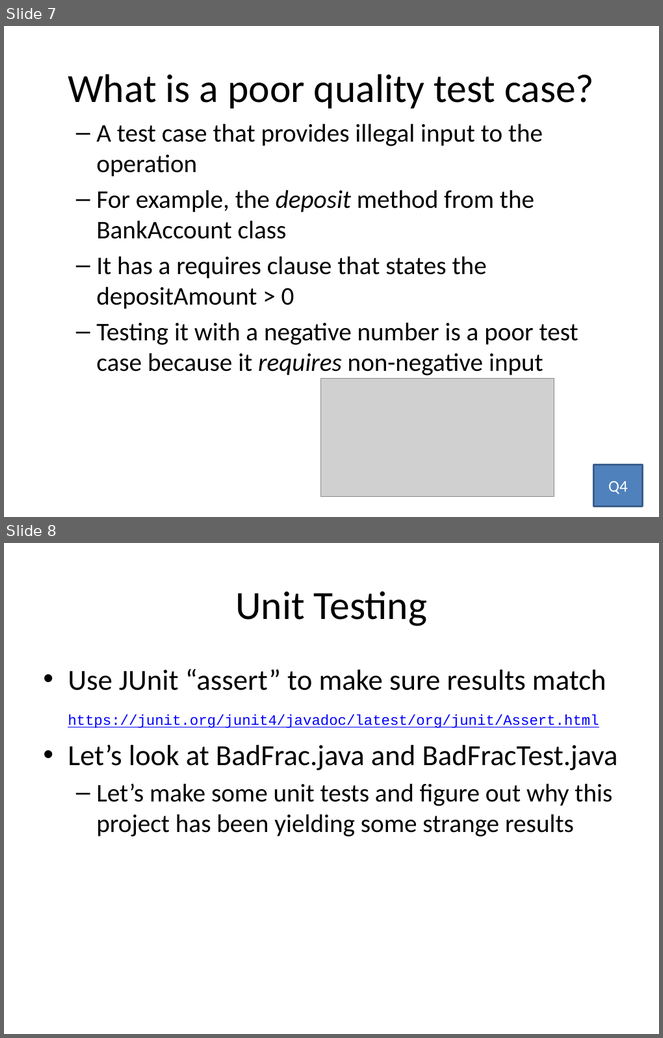
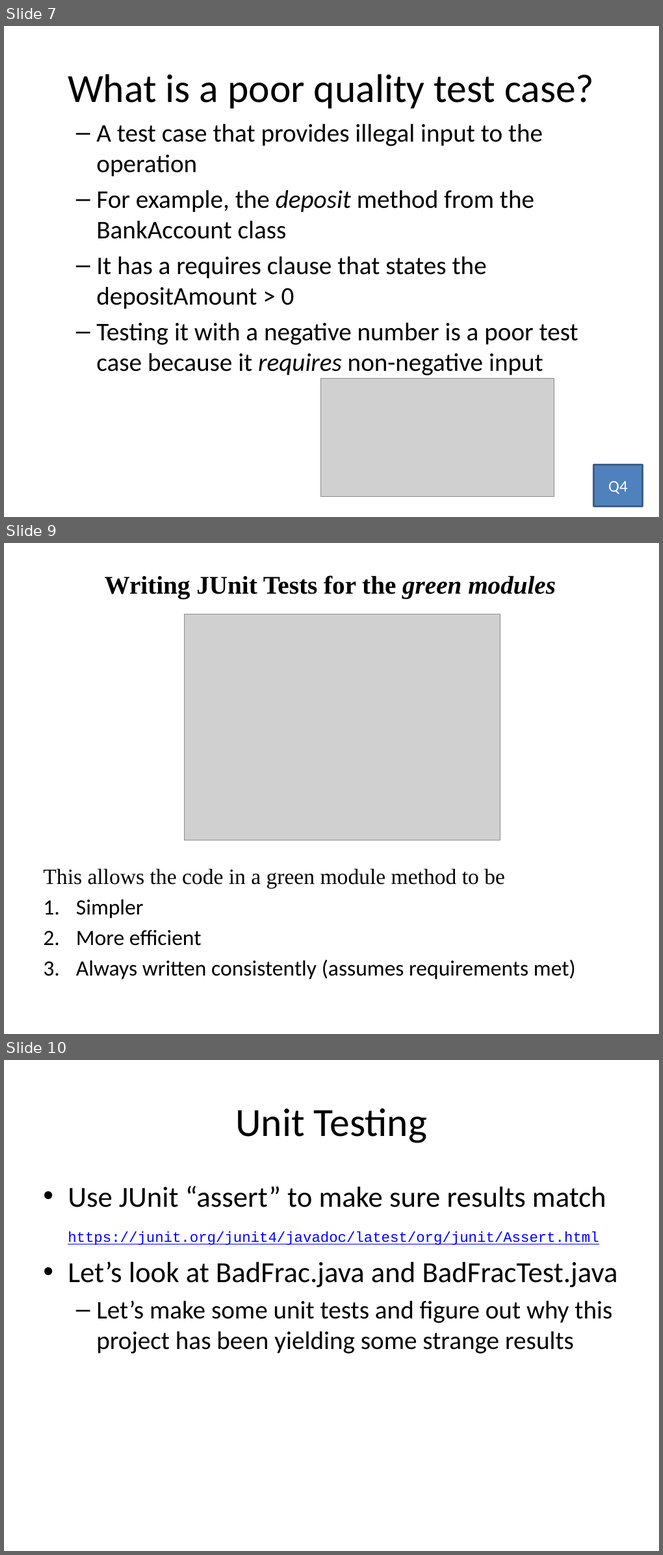
Before and after one commit to RHIT-CSSE/csse220, a slide deck: ClassMaterials/IntroToUnitTesting/Slides/Part4-UnitTesting.pptx. Shown one above the other, each under a label of ours: slides 7 and 8 before the commit, slides 7, 9 and 10 after it; the slides between them are not shown. The pictures are 663x1038 and 663x1555 pixels, drawn with LibreOffice and Linux fonts; fonts in the diff are those of the drawing; grey boxes stand for pictures. Boxes give left, top, right and bottom in pixels: in the first picture for what was removed or moved away, otherwise in the second. Text is boxed around its words. In the diff, an @@ line names an element or a change of style, - is before the commit and + after.

```diff
--- a/ClassMaterials/IntroToUnitTesting/Slides/Part4-UnitTesting.pptx
+++ b/ClassMaterials/IntroToUnitTesting/Slides/Part4-UnitTesting.pptx
@@ slide 9 added at (4, 543, 659, 1034), background #FFFFFF @@
@@ title added at (105, 575, 556, 599), 28 pt, text #000000, bold @@
+Writing JUnit Tests for the green modules
@@ picture added at (184, 614, 500, 841) @@
@@ text added at (43, 869, 576, 980), 24 pt, text #000000 @@
+This allows the code in a green module method to be
+1. Simpler
+2. More efficient
+3. Always written consistently (assumes requirements met)
@@ what was slide 8 is now slide 10 @@
```
Also in this commit, not shown: 1 other slide added, 16 other files.
